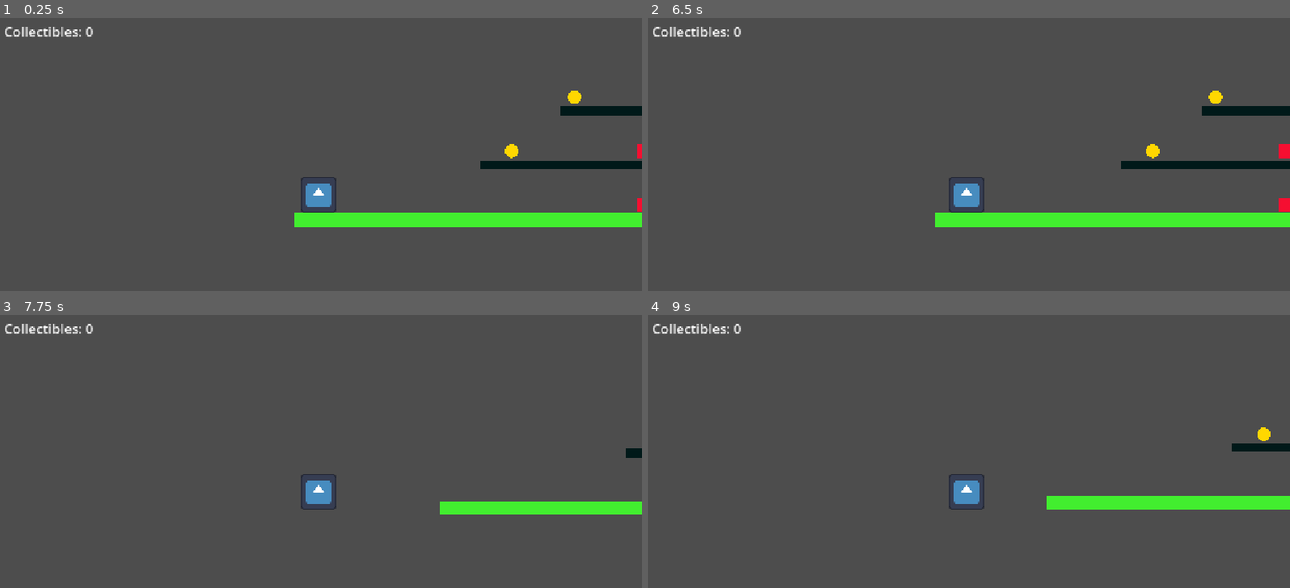
Above: before the commit, frames 1-4 (two rows, left to right).
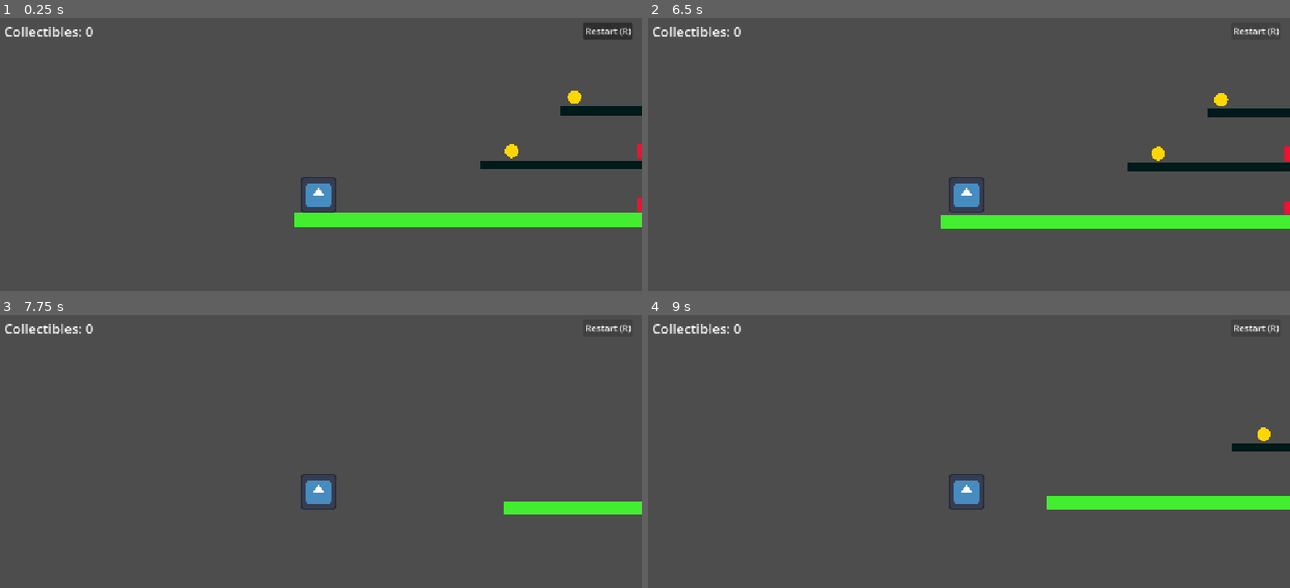
Above: after the commit, the same moments.

Repository: jarquafelmu/platformer-spike
Game: Godot game, scene res://scenes/levels/prototype.tscn
The game is run twice, just before and just after one commit, with the same random seed, the same clock (stepped at 60 frames per second) and the same inputs. The engine's default icon, where the game draws it, is replaced by a stand-in: a white triangle on a blue panel in a dark square.
Inputs (mouse positions are in pixels of both pictures, inside the frame that each line leads up to):
- Up to frame 1 (0.25 s): no input
- Up to frame 2 (6.5 s): click (1257, 31) at 0.5 s, where only the run after the commit has a clickable "Restart (R)"; click (1257, 31) at 1.25 s, where only the run after the commit has a clickable "Restart (R)"; click (1257, 31) at 2 s, where only the run after the commit has a clickable "Restart (R)"; tap Enter at 2.75 s; hold D (move_right) 2.78-4.28 s; tap Space (jump) at 3.02, 3.77, 5.27, 6.02 s; hold A (move_left) 4.28-5.03 s; hold D (move_right) from 5.03 s (still down); tap R (restart, bound only after the commit) at 6.4 s
- Up to frame 3 (7.75 s): release D (move_right) at 6.53 s; hold A (move_left) 6.53-7.28 s; tap Space (jump) at 6.77 s; hold D (move_right) from 7.28 s (still down)
- Up to frame 4 (9 s): release D (move_right) at 8.03 s; hold A (move_left) from 8.03 s (still down); tap Space (jump) at 8.27 s

The runs differ from the first frame. In frame 1, 0.4% of the frame differs, in the area x 90-99%, y 1-8%; in frame 2, 1.9%, in the area x 44-100%, y 3-78%; in frame 3, 0.7%; in frame 4, 0.1%.

Commit message:
feat: add manual level restart controls

Diff:
--- a/project.godot
+++ b/project.godot
@@ -51,6 +51,11 @@
 , Object(InputEventKey,"resource_local_to_scene":false,"resource_name":"","device":-1,"window_id":0,"alt_pressed":false …(186 unchanged characters)…
 ]
 }
+restart={
+"deadzone": 0.2,
+"events": [Object(InputEventKey,"resource_local_to_scene":false,"resource_name":"","device":-1,"window_id":0,"alt_pressed":false,"shift_pressed":false,"ctrl_pressed":false,"meta_pressed":false,"pressed":false,"keycode":0,"physical_keycode":82,"key_label":0,"unicode":114,"location":0,"echo":false,"script":null)
+]
+}
 
 [layer_names]
 
--- a/scenes/hud/hud.gd
+++ b/scenes/hud/hud.gd
@@ -1,4 +1,6 @@
 extends CanvasLayer
+
+signal restart_requested
 
 @onready var collectible_label: Label = $CollectibleLabel
 @onready var goal_label: Label = $GoalLabel
@@ -11,3 +13,6 @@
 
 func _on_goal_reached() -> void:
 	goal_label.show()
+
+func _on_restart_button_pressed() -> void:
+	restart_requested.emit()
--- a/scenes/hud/hud.tscn
+++ b/scenes/hud/hud.tscn
@@ -25,3 +25,14 @@
 offset_bottom = 71.0
 text = "LEVEL COMPLETE!"
 label_settings = SubResource("LabelSettings_0stqu")
+
+[node name="RestartButton" type="Button" parent="." unique_id=1852238702]
+anchors_preset = -1
+anchor_left = 1.0
+anchor_right = 1.0
+offset_top = 16.0
+offset_right = -16.0
+grow_horizontal = 0
+text = "Restart (R)"
+
+[connection signal="pressed" from="RestartButton" to="." method="_on_restart_button_pressed"]
--- /dev/null
+++ b/scenes/levels/prototype.gd
@@ -0,0 +1,17 @@
+extends Node2D
+
+var is_restarting: bool = false
+
+func _unhandled_input(event: InputEvent) -> void:
+	if event.is_action_pressed("restart"):
+		restart_level()
+
+func restart_level() -> void:
+	if is_restarting:
+		return
+
+	is_restarting = true
+	get_tree().call_deferred("reload_current_scene")
+
+func _on_hud_restart_requested() -> void:
+	restart_level()
--- a/scenes/levels/prototype.tscn
+++ b/scenes/levels/prototype.tscn
@@ -1,6 +1,7 @@
 [gd_scene format=3 uid="uid://dfllchan42gcj"]
 
 [ext_resource type="PackedScene" uid="uid://cy7ssyt7arlo" path="res://scenes/platforms/platform.tscn" id="1_1qj2g"]
+[ext_resource type="Script" uid="uid://rs5urh4koalr" path="res://scenes/levels/prototype.gd" id="1_odond"]
 [ext_resource type="PackedScene" uid="uid://7xj57solbb2k" path="res://scenes/character/player.tscn" id="2_odond"]
 [ext_resource type="PackedScene" uid="uid://bx5bwp1ajff86" path="res://scenes/hazard/hazard.tscn" id="3_76ncn"]
 [ext_resource type="PackedScene" uid="uid://cal2orypai3ls" path="res://scenes/collectible/collectible.tscn" id="4_jdskk"]
@@ -9,6 +10,7 @@
 [ext_resource type="PackedScene" uid="uid://6kncvr4u151i" path="res://scenes/platforms/ground.tscn" id="7_ar1yk"]
 
 [node name="Level" type="Node2D" unique_id=1987240509]
+script = ExtResource("1_odond")
 
 [node name="Platform" parent="." unique_id=637181303 instance=ExtResource("1_1qj2g")]
 position = Vector2(512, 224)
@@ -43,4 +45,5 @@
 position = Vector2(584, 320)
 
 [connection signal="collectible_count_changed" from="Player" to="Hud" method="_on_player_collectible_count_changed"]
+[connection signal="restart_requested" from="Hud" to="." method="_on_hud_restart_requested"]
 [connection signal="reached" from="Goal" to="Hud" method="_on_goal_reached"]
Not shown, added: scenes/levels/prototype.gd.uid
